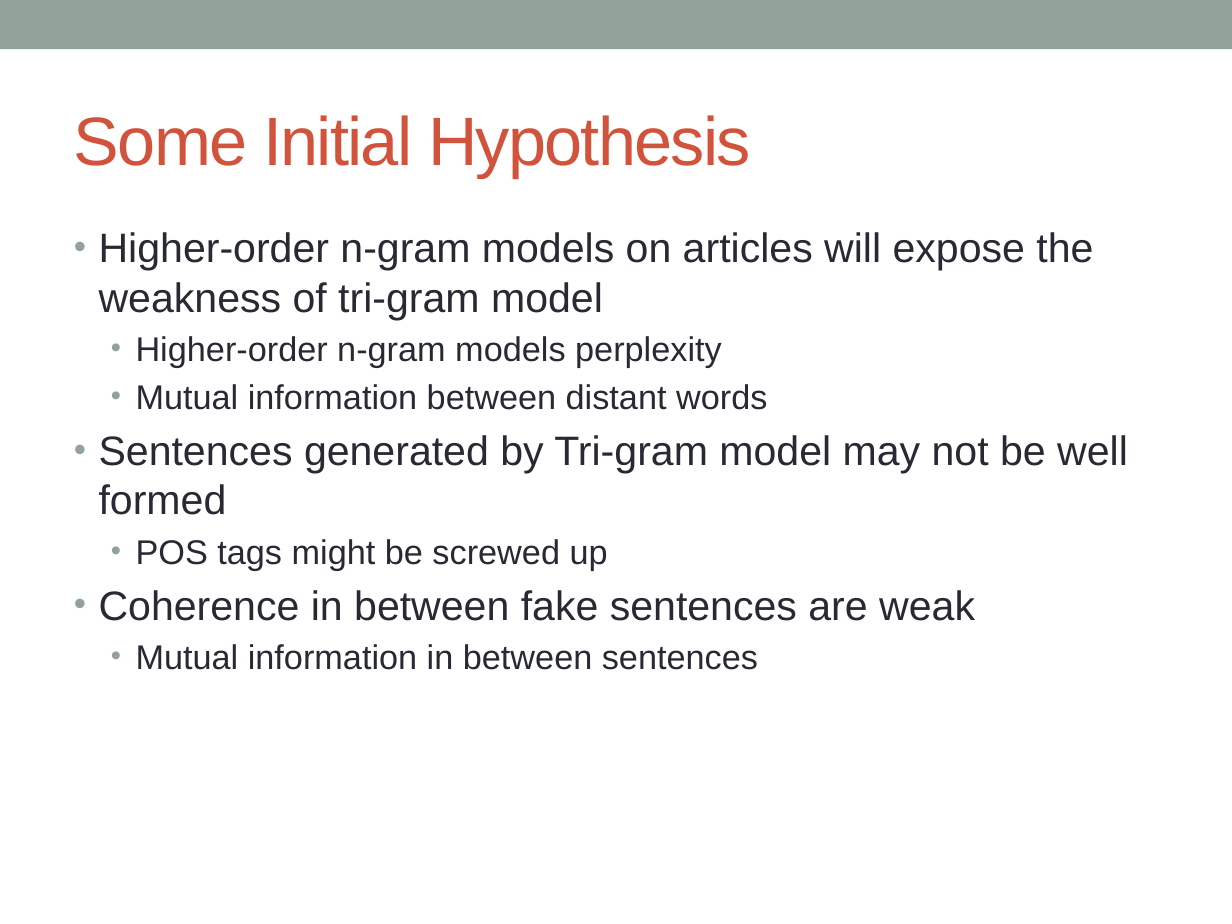
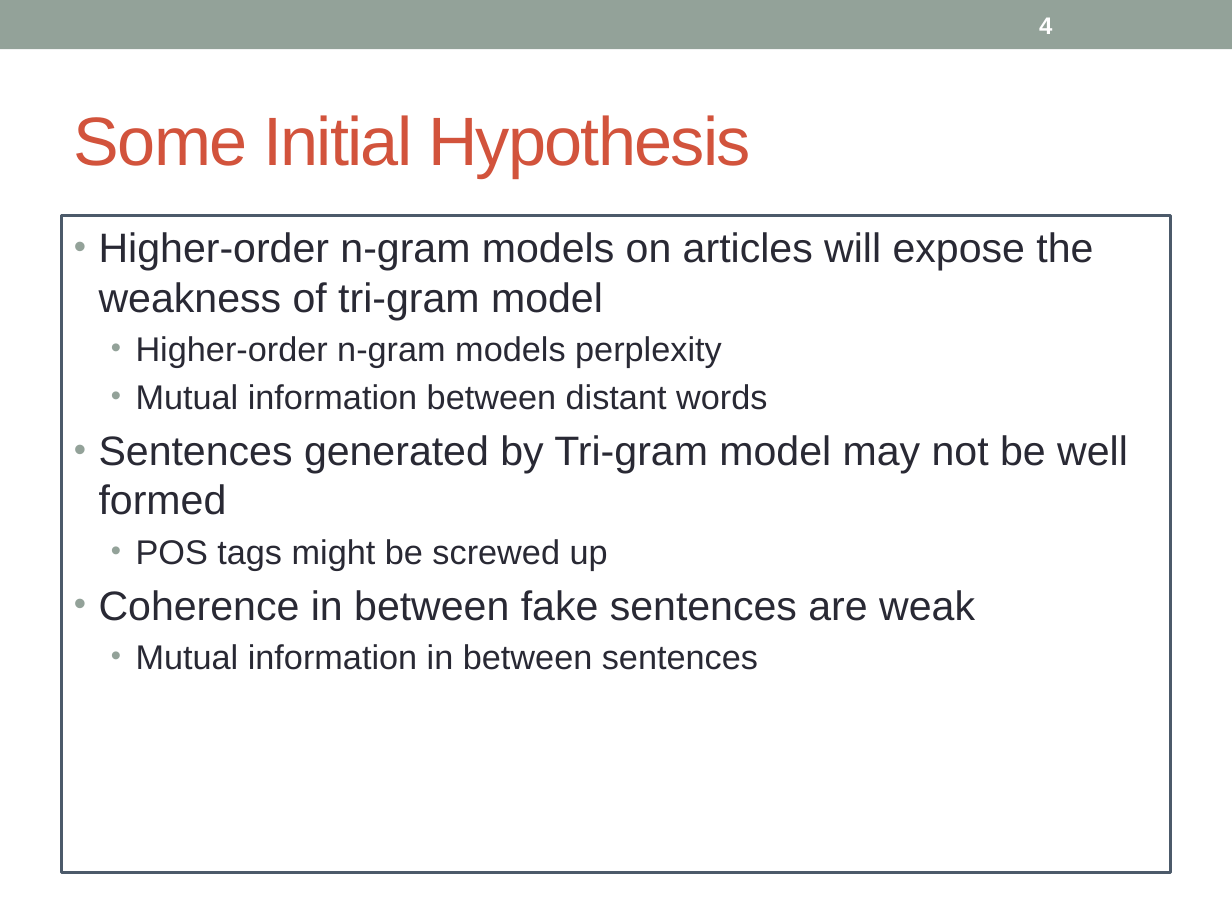
Before and after one commit to hunterhector/LangStats12Spring, a slide deck: slide 4 of Slides/11761-slides.pptx. Drawn at 1232x924 pixels with LibreOffice and Linux fonts; fonts in the diff are those of the drawing. Boxes give left, top, right and bottom in pixels: in the first picture for what was removed or moved away, otherwise in the second. Text is boxed around its words. In the diff, an @@ line names an element or a change of style, - is before the commit and + after.

```diff
--- a/Slides/11761-slides.pptx
+++ b/Slides/11761-slides.pptx
@@ page number added at box(1039, 17, 1052, 34), 14 pt, text #FFFFFF, bold @@
+4
@@ text "Higher-order n-gram models on articles ...": place and size @@
-text "Higher-order n-gram models on articles ..." at box(99, 232, 1128, 670)
+text "Higher-order n-gram models on articles ..." at box(62, 216, 1170, 872)
@@ text "Higher-order n-gram models on articles ..." at box(62, 216, 1170, 872): fill none to #FFFFFF; outline none to #4C5A6A 2.08 pt @@
```
Also in this commit, not shown: 10 other slides changed, 2 slides added, 3 slides removed.
